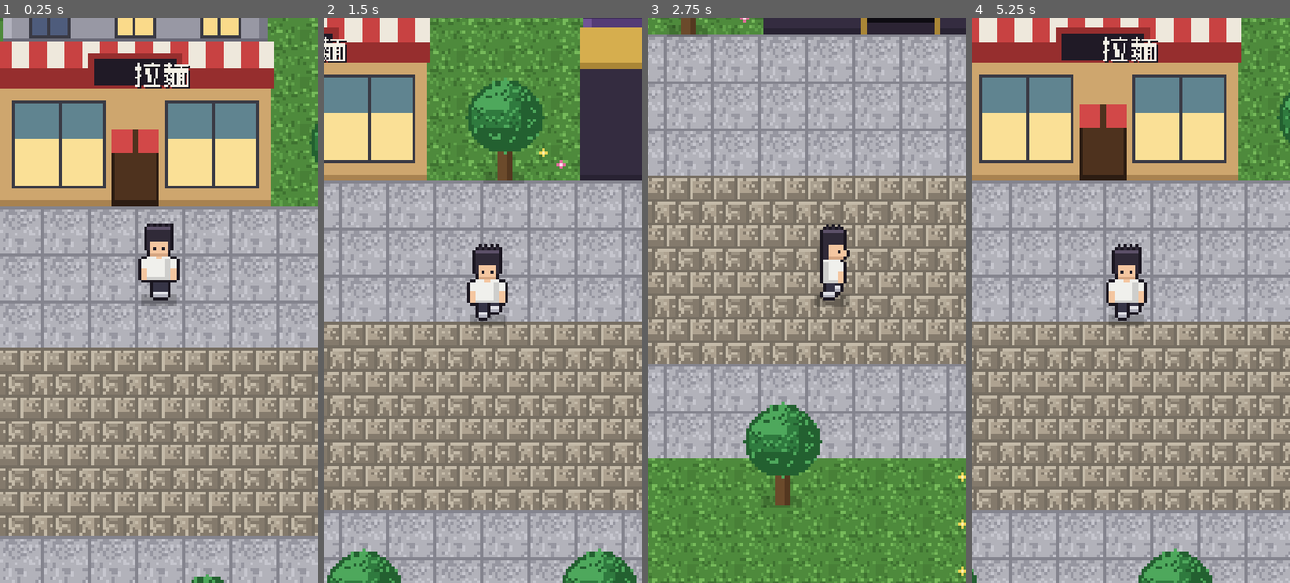
Above: before the commit, frames 1-4 (left to right).
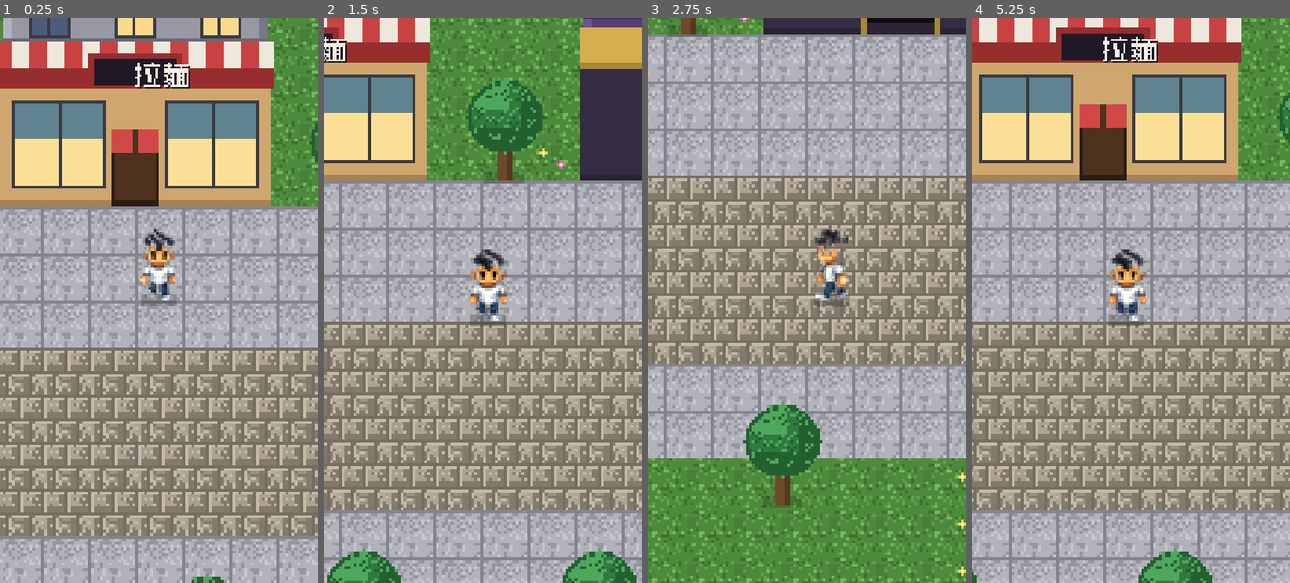
Above: after the commit, the same moments.

Repository: meloalright/ramen-ya
Game: Godot game, scene res://scenes/World.tscn
The game is run twice, just before and just after one commit, with the same random seed, the same clock (stepped at 60 frames per second) and the same inputs.
Inputs (mouse positions are in pixels of both pictures, inside the frame that each line leads up to):
- Up to frame 1 (0.25 s): no input
- Up to frame 2 (1.5 s): tap Enter at 0.5 s; move the mouse to (552, 272) at 0.52 s; hold D 0.53-1.28 s; tap M at 0.6 s; click (552, 272) at 0.67 s; tap Space at 0.77 s; tap E at 0.8, 1.35 s; move the mouse to (419, 328) at 1.27 s; hold S from 1.28 s (still down)
- Up to frame 3 (2.75 s): tap Space at 1.52 s; tap M at 1.55, 2.1 s; move the mouse to (838, 176) at 2.02 s; release S at 2.03 s; hold D from 2.03 s (still down); tap E at 2.3 s
- Up to frame 4 (5.25 s): move the mouse to (1115, 413) at 2.77 s; release D at 2.78 s; hold W 2.78-3.53 s; tap Enter at 2.85 s; click (1115, 413) at 2.92 s; tap Space at 3.02, 3.77, 4.52 s; tap M at 3.05, 4.55 s; move the mouse to (1226, 385) at 3.52 s; hold A 3.53-5.03 s; tap R at 3.6 s; tap E at 3.8, 5.1 s; tap Escape at 4.15 s; move the mouse to (1035, 215) at 4.27 s; tap 0 at 4.35 s; move the mouse to (1146, 300) at 5.02 s; hold S from 5.03 s (still down); click (1146, 300) at 5.17 s

The runs differ from the first frame. In frame 1, 1.2% of the frame differs, in the area x 43-57%, y 36-50%; in frame 2, 1.2%; in frame 3, 1.0%; in frame 4, 1.2%.

Commit message:
art: use the AI-generated walk spritesheet for the chef
Slice the AI sheet (assets/character/ai_source.jpg) into chef_sheet.png via
from_ai.py: flood-fill the black background to transparent (preserving dark
hair/eyes), trim, scale and align each frame. The AI drew 4 walk frames for
DOWN and LEFT only (no back view), so UP reuses the front frames; RIGHT is
the mirrored side. Frame size 22x28, 4-frame walk cycle [0,1,2,3]; updated
the CHEF_FW/FH and STEP_SEQ/CHEF_SEQ constants in all scenes.

Co-Authored-By: Claude Opus 4.8 (1M context) <noreply@anthropic.com>

Diff:
--- a/scripts/Main.gd
+++ b/scripts/Main.gd
@@ -92,9 +92,9 @@
 
 # ---- chef sprite (title screen only) --------------------------------
 var chef_tex: Texture2D
-const CHEF_FW := 20
-const CHEF_FH := 26
-const CHEF_SEQ := [0, 1, 0, 2]
+const CHEF_FW := 22
+const CHEF_FH := 28
+const CHEF_SEQ := [0, 1, 2, 3]
 var chef_anim: float = 0.0
 var chef_idx: int = 0
 var stall_tex: Texture2D
--- a/scripts/Shop.gd
+++ b/scripts/Shop.gd
@@ -56,11 +56,11 @@
 var moving := false
 var anim_t := 0.0
 var anim_i := 0
-const STEP_SEQ := [0, 1, 0, 2]
+const STEP_SEQ := [0, 1, 2, 3]
 
 var chef_tex: Texture2D
-const CHEF_FW := 20
-const CHEF_FH := 26
+const CHEF_FW := 22
+const CHEF_FH := 28
 const ROW_DOWN := 0
 const ROW_SIDE := 1
 const ROW_UP := 2
--- a/scripts/Tower.gd
+++ b/scripts/Tower.gd
@@ -41,7 +41,7 @@
 var moving := false
 var anim_t := 0.0
 var anim_i := 0
-const STEP_SEQ := [0, 1, 0, 2]
+const STEP_SEQ := [0, 1, 2, 3]
 
 # sword swing
 var swing := 0.0
@@ -50,8 +50,8 @@
 var sfx: AudioStreamPlayer
 
 var chef_tex: Texture2D
-const CHEF_FW := 20
-const CHEF_FH := 26
+const CHEF_FW := 22
+const CHEF_FH := 28
 const ROW_DOWN := 0
 const ROW_SIDE := 1
 const ROW_UP := 2
--- a/scripts/World.gd
+++ b/scripts/World.gd
@@ -72,12 +72,12 @@
 var moving := false
 var anim_t := 0.0
 var anim_i := 0
-const STEP_SEQ := [0, 1, 0, 2]         # column cycle while walking
+const STEP_SEQ := [0, 1, 2, 3]         # column cycle while walking
 
 # chef spritesheet (3 cols x 3 rows)  rows: 0 down, 1 side(left), 2 up
 var chef_tex: Texture2D
-const CHEF_FW := 20
-const CHEF_FH := 26
+const CHEF_FW := 22
+const CHEF_FH := 28
 const ROW_DOWN := 0
 const ROW_SIDE := 1
 const ROW_UP := 2
Binary file added: assets/character/ai_source.jpg
Not shown, added: assets/character/ai_source.jpg.import
Binary file changed: assets/chef_sheet.png
Not shown, added: assets/character/from_ai.py
